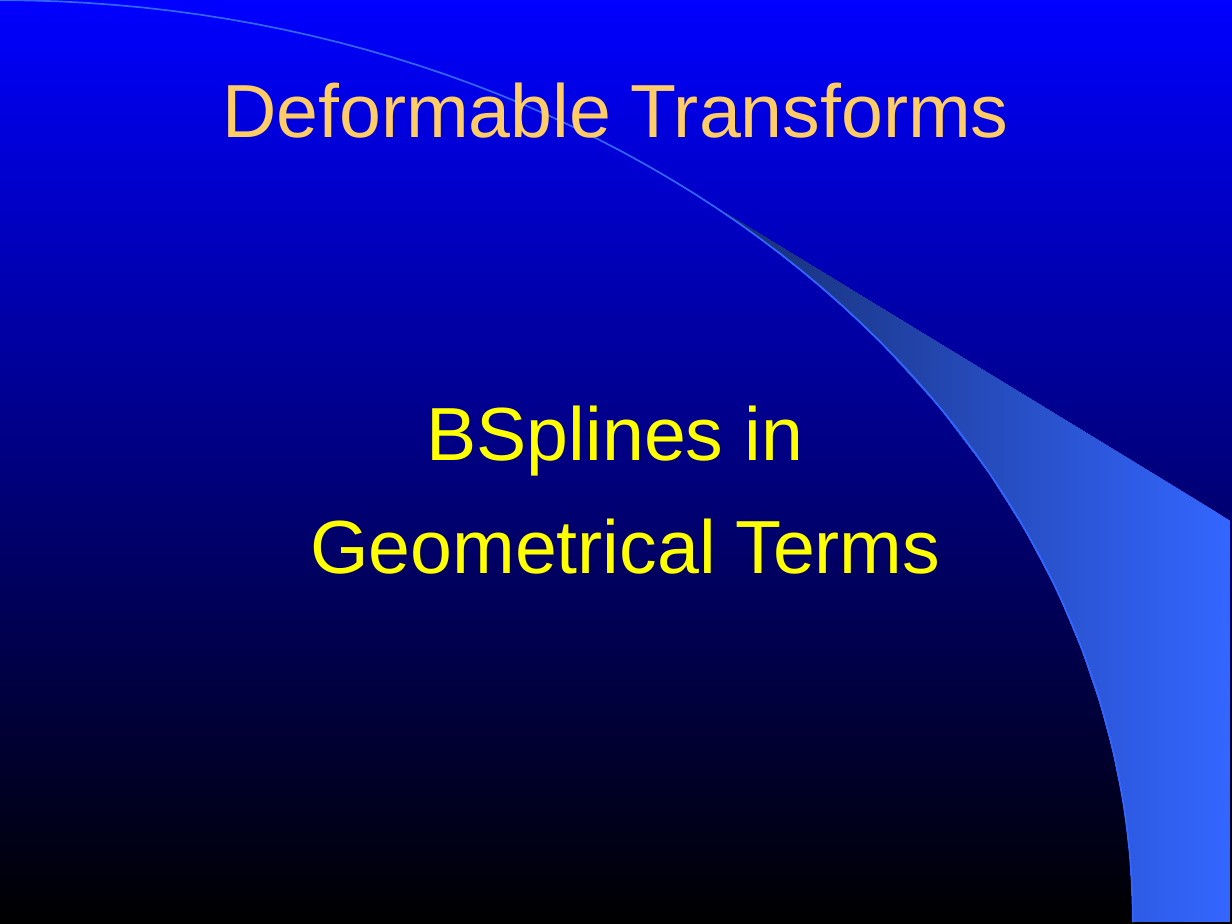
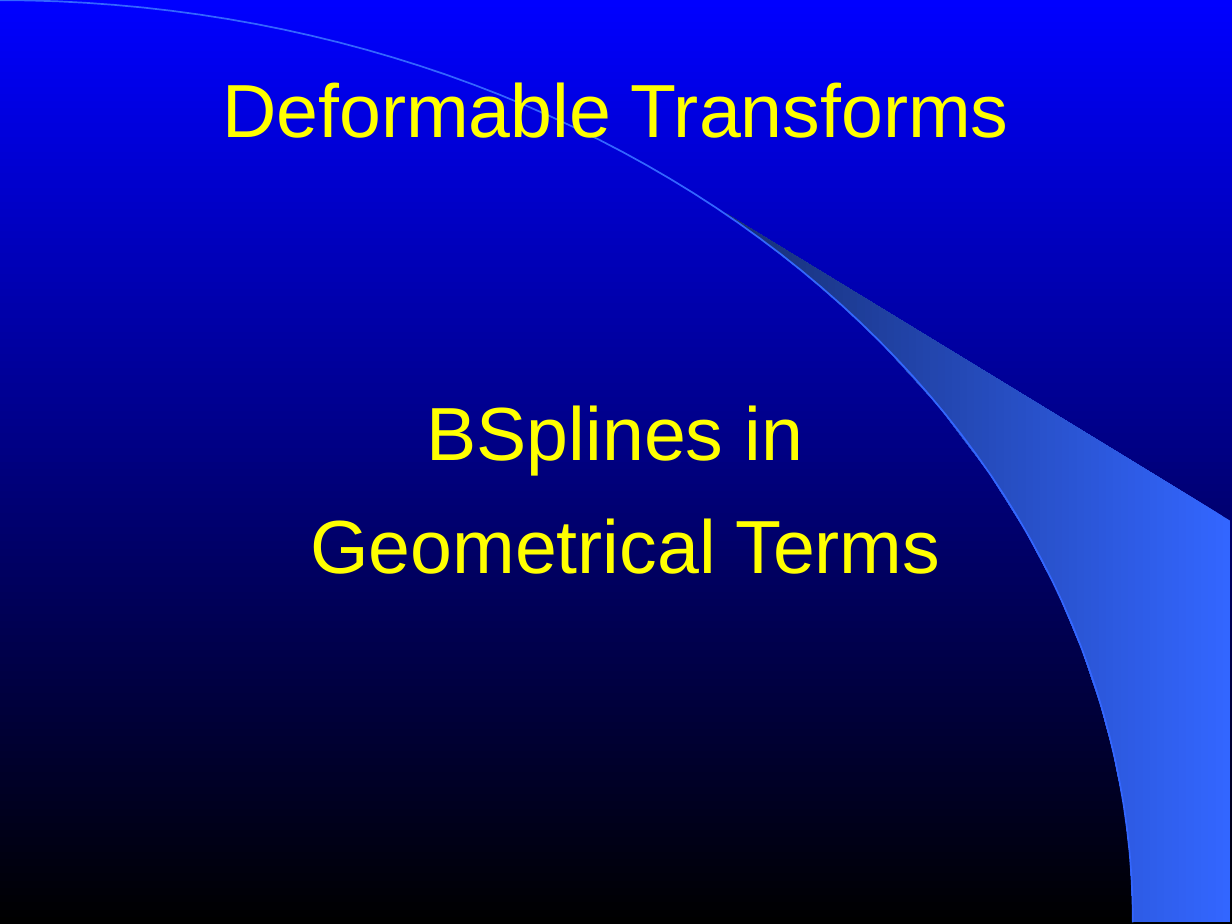
Before and after one commit to NA-MIC/NAMICSandBox, a slide deck: slide 9 of ITKAdvancedCourse/doc/presentations/Insight-DeformableRegistration-BSplines.ppt. Drawn at 1232x924 pixels with LibreOffice and Linux fonts; fonts in the diff are those of the drawing. Boxes give left, top, right and bottom in pixels: in the first picture for what was removed or moved away, otherwise in the second. Text is boxed around its words. In the diff, an @@ line names an element or a change of style, - is before the commit and + after.

Commit message:
ENH: Improving color formatting of titles.

```diff
--- a/ITKAdvancedCourse/doc/presentations/Insight-DeformableRegistration-BSplines.ppt
+++ b/ITKAdvancedCourse/doc/presentations/Insight-DeformableRegistration-BSplines.ppt
@@ title "Deformable Transforms" at box(222, 78, 1009, 147): text colour #FFCC66 to #FFFF00 @@
```
Also in this commit, not shown: 61 other slides changed.
